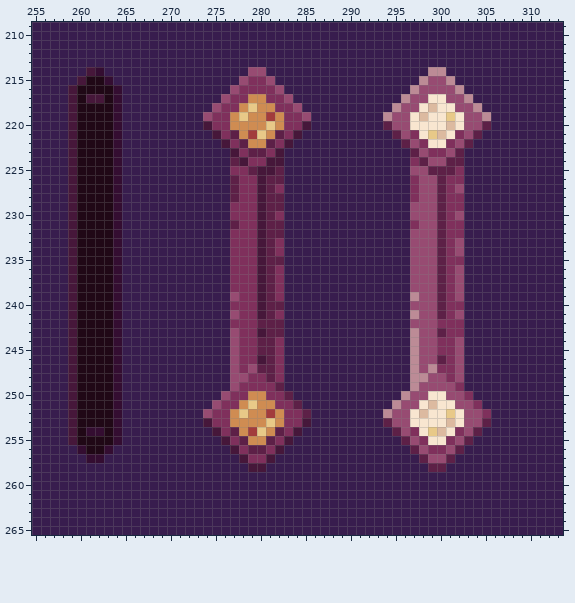
Pixel-art file -- assets/aseprite/myUI.aseprite. The first picture shows the starting point.
1024x512 pixels, 1 frame. Colours within 5 levels of each other are drawn and written as one. Shown: x 255..313, y 209..265.
And afterwards:
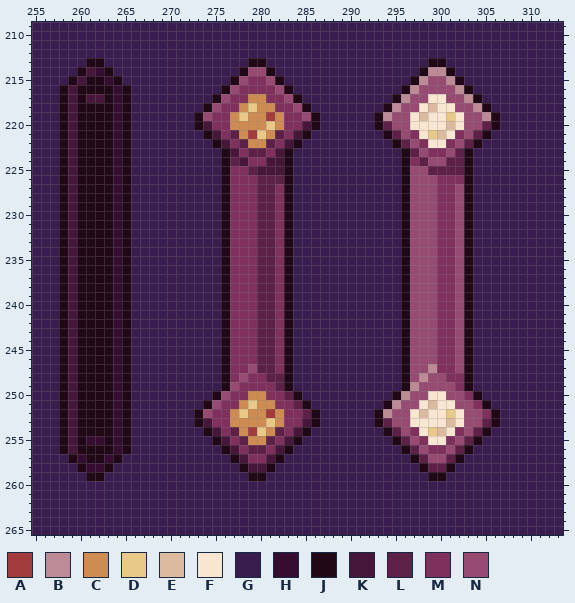
Palette (. is transparent): A #a23c3c  B #bc8b96  C #cf8c52  D #e8c988  E #dcbaa0  F #f8e6d0  G #381d4e  H #340d31  J #200816  K #46173a  L #5d2047  M #7f305c  N #974b72
From old to new:
Changed rows in their new state; - is an unchanged pixel.
Layer "vscroll-handle":
first column x 258:
213 ---JJ----------------JJ------------------JJ------
214 --J--J--------------J--J----------------J--J-----
215 -J----J------------J----J--------------J----J----
216 J------J----------J------J------------J------J---
217 J------J---------J--------J----------J--------J--
218 J------J--------J----------J--------J----------J-
219 J------J-------J------------J------J------------J
220 J------J-------J------------J------J------------J
221 J------J--------J----------J--------J----------J-
222 J------J---------J--------J----------J--------J--
223 J------J----------J------J------------J------J---
224 J------J----------J------J------------J------J---
225 J------J----------J-----KJ------------J-----LJ---
226 J------J----------JM--L--J------------JN--M--J---
227 J------J----------JM--L--J------------JN--M--J---
228 J------J----------JM--L-MJ------------JN--M-NJ---
229 J------J----------J---L-MJ------------J---M-NJ---
230 J------J----------J---L--J------------J---M--J---
231 J------J----------JM--L-MJ------------JN--M-NJ---
232 J------J----------J---L-MJ------------J---M-NJ---
233 J------J----------J---L--J------------J---M--J---
234 J------J----------J---L--J------------J---M--J---
235 J------J----------J---L-MJ------------J---M-NJ---
236 J------J----------J---L--J------------J---M--J---
237 J------J----------J---L--J------------J---M--J---
238 J------J----------J---L--J------------J---M--J---
239 J------J----------JM--L--J------------JN--M--J---
240 J------J----------J---L-MJ------------J---M-NJ---
241 J------J----------JM--L--J------------JN--M--J---
242 J------J----------J-----MJ------------J-----NJ---
243 J------J----------JM--L-MJ------------JN--M-NJ---
244 J------J----------JM-----J------------JN-----J---
245 J------J----------JM-----J------------JN-----J---
246 J------J----------JM--L--J------------JN--M--J---
247 J------J----------JM-----J------------JN-----J---
248 J------J----------JM----LJ------------JN----MJ---
249 J------J----------J------J------------J------J---
250 J------J---------J--------J----------J--------J--
251 J------J--------J----------J--------J----------J-
252 J------J-------J------------J------J------------J
253 J------J-------J------------J------J------------J
254 J--JJ--J--------J----------J--------J----------J-
255 J--HH--J---------J--------J----------J--------J--
256 JKJ--JHJ----------J------J------------J------J---
257 -JHJJHJ------------J----J--------------J----J----
258 --JHHJ--------------J--J----------------J--J-----
259 ---JJ----------------JJ------------------JJ------
